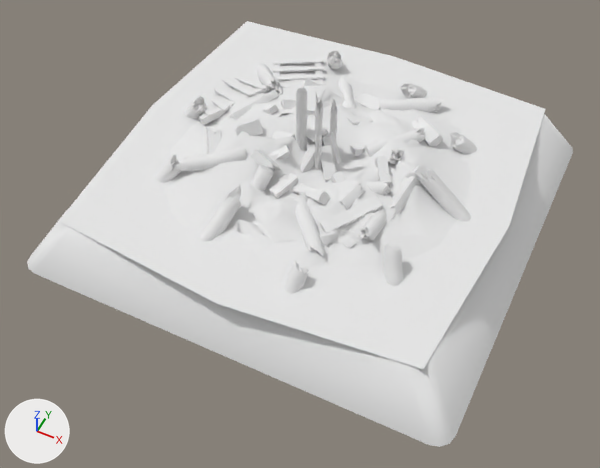
Two versions of the FBX model Content/Buildings/Meshes/CoalerPile_Destroyed_Stage3.fbx, one commit apart.
The view is the same before and after, from a 50 mm lens placed at (4.61, -9.94, 10.32), pointed at (0.23, -1.19, -0.62). Every picture has the same lights, and +X, +Y and +Z are marked at lower left. Where no turn or scale is listed for an object, it has been applied to the vertices.

The first picture shows 'CoalerPile_Base_Destroyed_Stage3', 'CoalerPile_Destroyed_Stage3'.
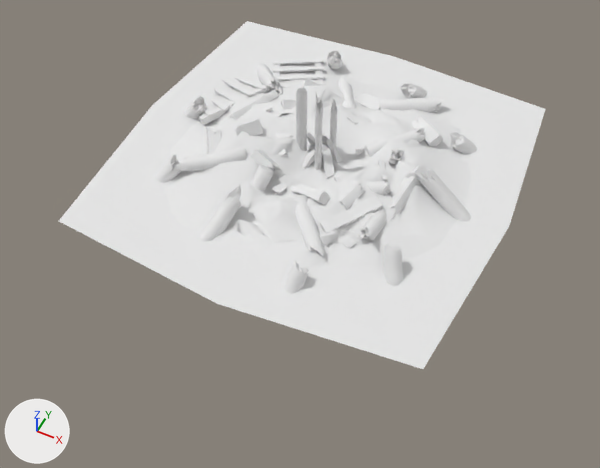
What changed in the scene script:
```text
Change me_plane_046:
    where me_plane_046.from_pydata(...)  # 3932 vertices, 4725 faces; spans x -3.53..3.54, y -3.57..3.52, z -0.46..1.84
    used by ob_coalerpile_destroyed_stage3; location = (0.0, 0.0, 0.02)
    me_plane_046 part 1: 120 of 3932 vertices moved; they spanned x -1.58..1.48, y -1.44..1.38, z -0.09..0.7 and now span x -1.52..1.39, y -1.37..1.35, z -0.03..0.68; mean shift (0.0, 0.0, 0.0); largest move (-0.38, 0.72, 0.48) -> (-0.51, 0.79, 0.37)
Remove ob_coalerpile_base_destroyed_stage3:
    ob_coalerpile_base_destroyed_stage3 = bpy.data.objects.new('CoalerPile_Base_Destroyed_Stage3', me_plane_045)
    ob_coalerpile_base_destroyed_stage3.location = (0.0, 0.0, 0.0)
```

Boxes [x1, y1, x2, y2] around the edits, measured in the pictures (600 x 468 px; the box of a moved part takes in the faces that stretch with it):
'CoalerPile_Base_Destroyed_Stage3', deleted
    before: [27, 28, 573, 447]
part 1 of me_plane_046, moved or reshaped
    before: [263, 100, 391, 199]
    after: [266, 108, 387, 199]
